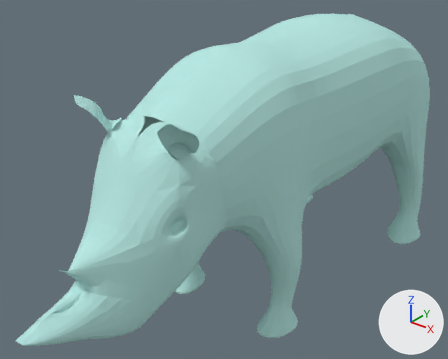
The Blender file Akbota/rhino.blend as it was, and as the next commit left it.
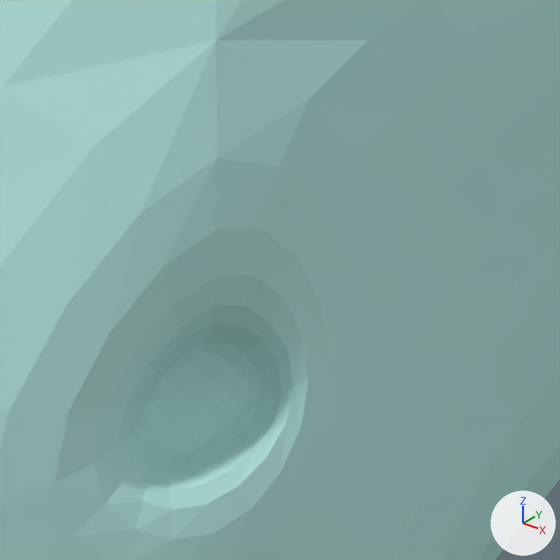
The first picture shows the older version from a 50 mm lens placed at (12.23, -9.94, 5.83), pointed at (4.6, -0.4, -0.09). The close-ups show both versions on the part from 35% to 49% of the width and 51% to 68% of the height of that picture; other places that the commit changed are outside them. The axes (+X, +Y, +Z) are drawn at lower right. The lights are the same throughout.

Objects in the first close-up: 'Куб'.
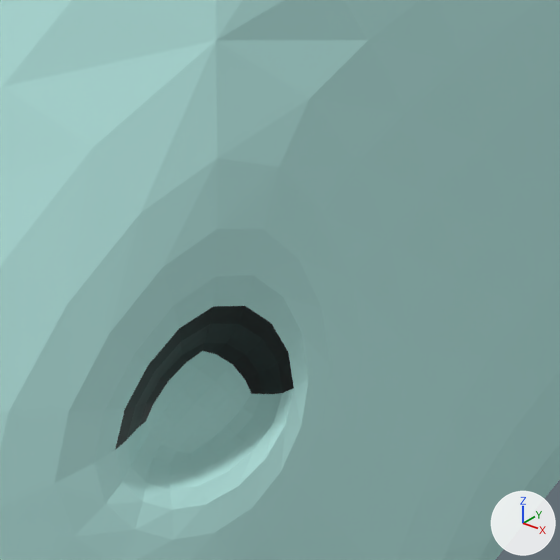
Boxes [x1, y1, x2, y2] around the edits, measured in the close-ups (560 x 560 px):
```json
{"part": 1, "of": "me_куб_001", "change": "recoloured", "before": [115, 306, 294, 450], "after": [115, 306, 294, 450], "on screen": "cyan to black"}
```

Scene script edits in JSON lines:
```json
{"op": "add", "block": "mat_материал_001", "code": ["mat_материал_001 = principled_material('Материал.001')", "mat_материал_001.base_color = (0.00626, 0.00626, 0.00626)  # black #121212"]}
{"block": "me_куб_001", "where": "me_куб_001.from_pydata(...)  # 221 vertices, 192 faces; spans x -0.01..1.18, y -4.06..2.14, z -1.47..1.79"}
{"block": "me_куб_001", "where": "# used by ob_куб; location = (5.074, 1.887, -0.303); scale = (1.96, 1.96, 1.96)"}
{"block": "me_куб_001", "change": "me_куб_001 part 1: all 2 faces centred in x 0.45..0.51, y -2.73..-2.64, z 0.51..0.52 switch from mat_материал (cyan #b8e7e2) to mat_материал_001 (black #121212)"}
```
